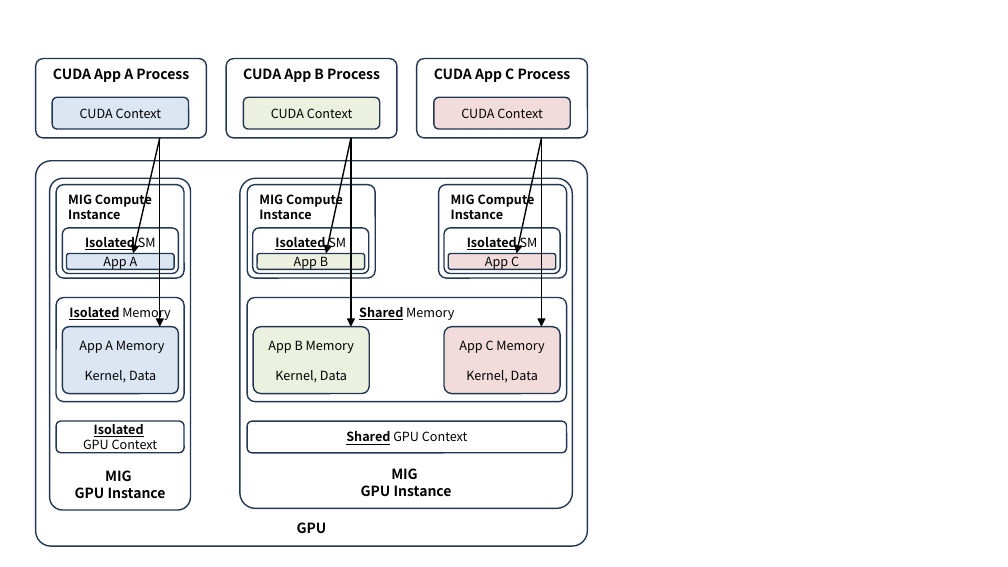
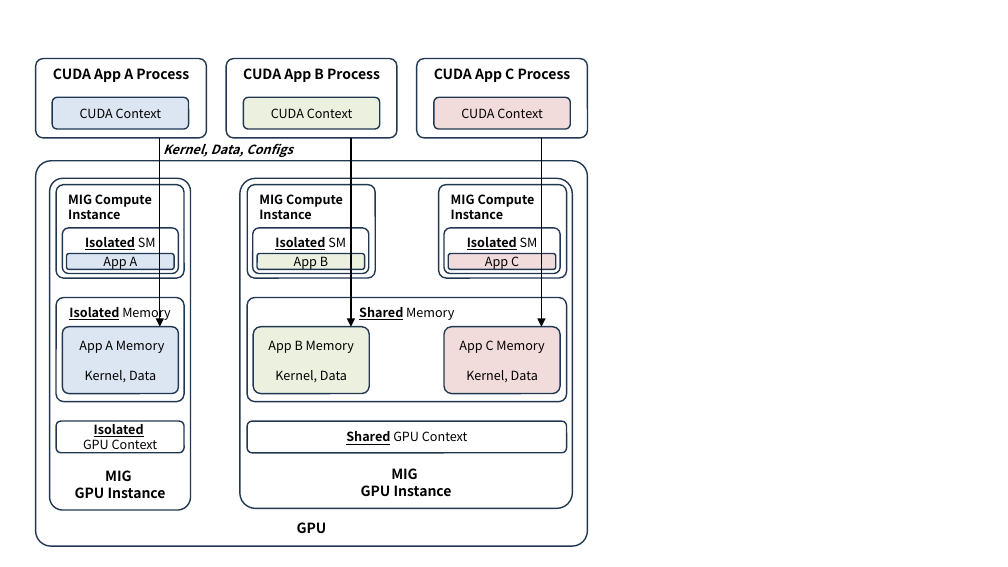
Before and after one commit to ssup2/blog-software, a slide deck: slide 8 of content/docs/theory-analysis/nvidia-gpu-sharing/images/images.pptx. Drawn at 1008x567 pixels with LibreOffice and Linux fonts; fonts in the diff are those of the drawing. Boxes give left, top, right and bottom in pixels: in the first picture for what was removed or moved away, otherwise in the second. Text is boxed around its words. In the diff, an @@ line names an element or a change of style, - is before the commit and + after.

```diff
--- a/content/docs/theory-analysis/nvidia-gpu-sharing/images/images.pptx
+++ b/content/docs/theory-analysis/nvidia-gpu-sharing/images/images.pptx
@@ arrow removed from (160, 138) to (133, 253) @@
@@ text added at (163,143,293,157), 9 pt, text #000000, bold, italic @@
+Kernel, Data, Configs
@@ arrow removed from (351, 138) to (326, 253) @@
@@ arrow removed from (541, 138) to (516, 253) @@
```
Also in this commit, not shown: 7 other slides changed, 10 other files.
